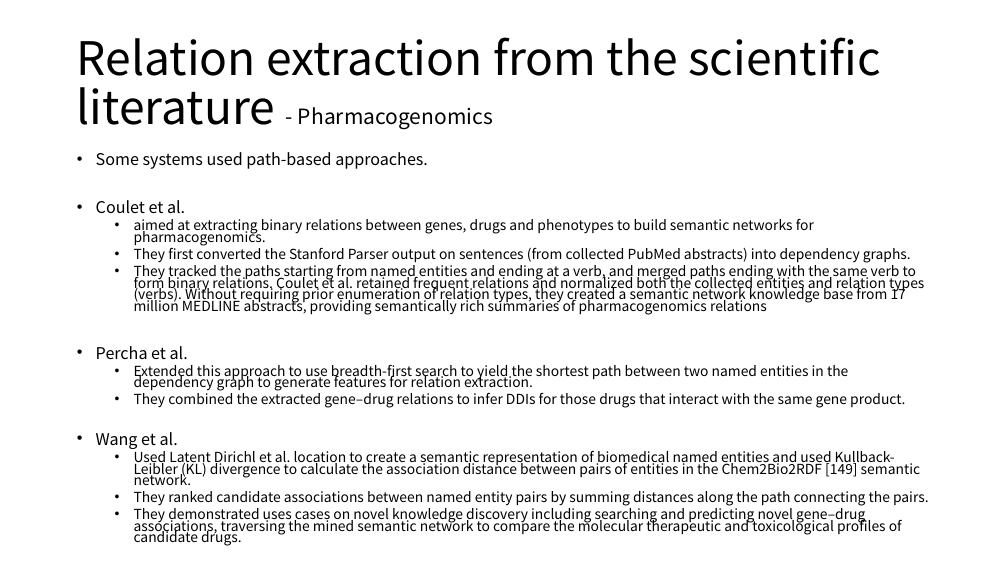
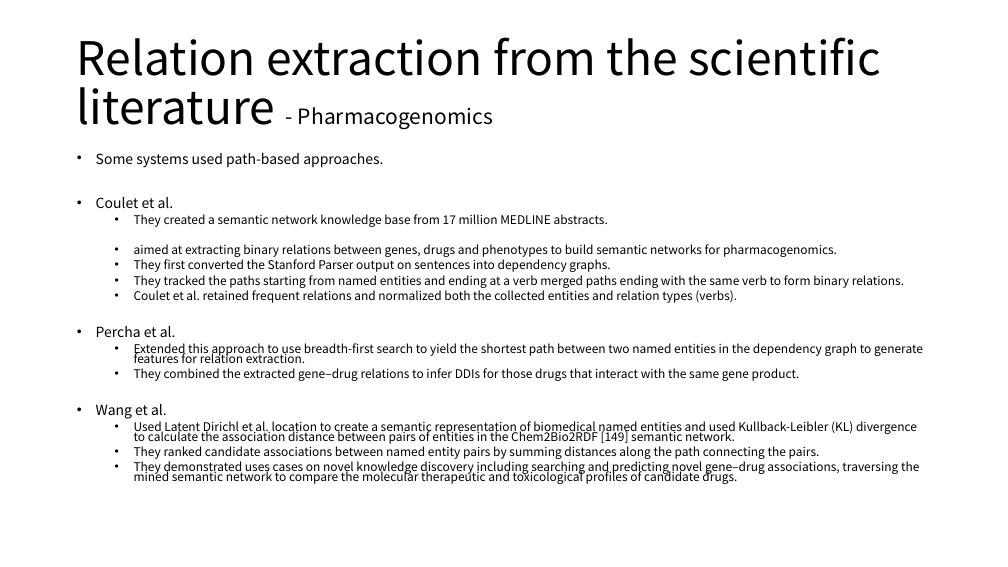
Before and after one commit to moklise/TIL, a slide deck: slide 4 of Review/Brief Bioinform_2016_Luo_Bridging semantics and syntax with graph algorithm/Bridging semantics and syntax with graph3.pptx. Drawn at 1008x567 pixels with LibreOffice and Linux fonts; fonts in the diff are those of the drawing. Boxes give left, top, right and bottom in pixels: in the first picture for what was removed or moved away, otherwise in the second. Text is boxed around its words. In the diff, an @@ line names an element or a change of style, - is before the commit and + after.

Commit message:
Bridging semantics and syntax with graph algorithm7

```diff
--- a/Review/Brief Bioinform_2016_Luo_Bridging semantics and syntax with graph algorithm/Bridging semantics and syntax with graph3.pptx
+++ b/Review/Brief Bioinform_2016_Luo_Bridging semantics and syntax with graph algorithm/Bridging semantics and syntax with graph3.pptx
@@ text at [96,153,923,484]: size 15.4 to 13.3 pt in "Some systems used path-based approaches.", "Coulet et al.", "Percha et al.", "Wang et al."; size 13.2 to 11.4 pt in "aimed at extracting binary relations between genes, ...", "Extended this approach to use breadth-first search ...", "They combined the extracted gene–drug relations to ...", "Used Latent Dirichl et al. location to ..." and 2 more places @@
@@ text at [134,214,608,227]: paragraph added @@
+  • They created a semantic network knowledge base from 17 million MEDLINE abstracts.
@@ text at [134,259,904,303]: text changed; size 13.2 to 11.4 pt @@
-  • They first converted the Stanford Parser output on sentences (from collected PubMed abstracts) into dependency graphs.
-  • They tracked the paths starting from named entities and ending at a verb, and merged paths ending with the same verb to form binary relations. Coulet et al. retained frequent relations and normalized both the collected entities and relation types (verbs). Without requiring prior enumeration of relation types, they created a semantic network knowledge base from 17 million MEDLINE abstracts, providing semantically rich summaries of pharmacogenomics relations
+  • They first converted the Stanford Parser output on sentences into dependency graphs.
+  • They tracked the paths starting from named entities and ending at a verb merged paths ending with the same verb to form binary relations.
+  • Coulet et al. retained frequent relations and normalized both the collected entities and relation types (verbs).
```
Also in this commit, not shown: 4 other slides changed, 1 slide removed, 5 other files.
